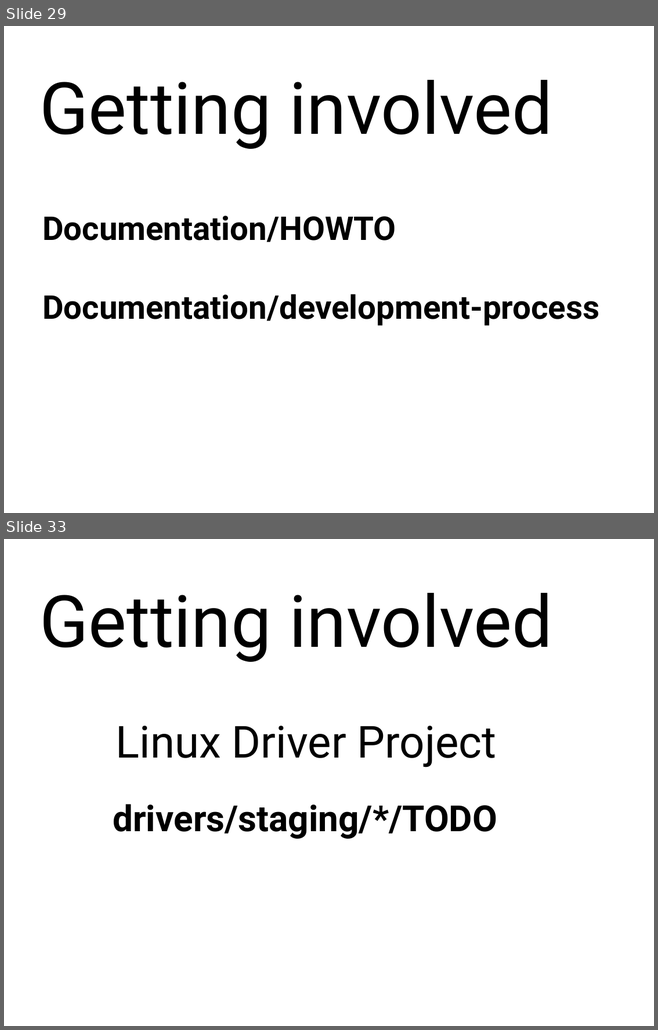
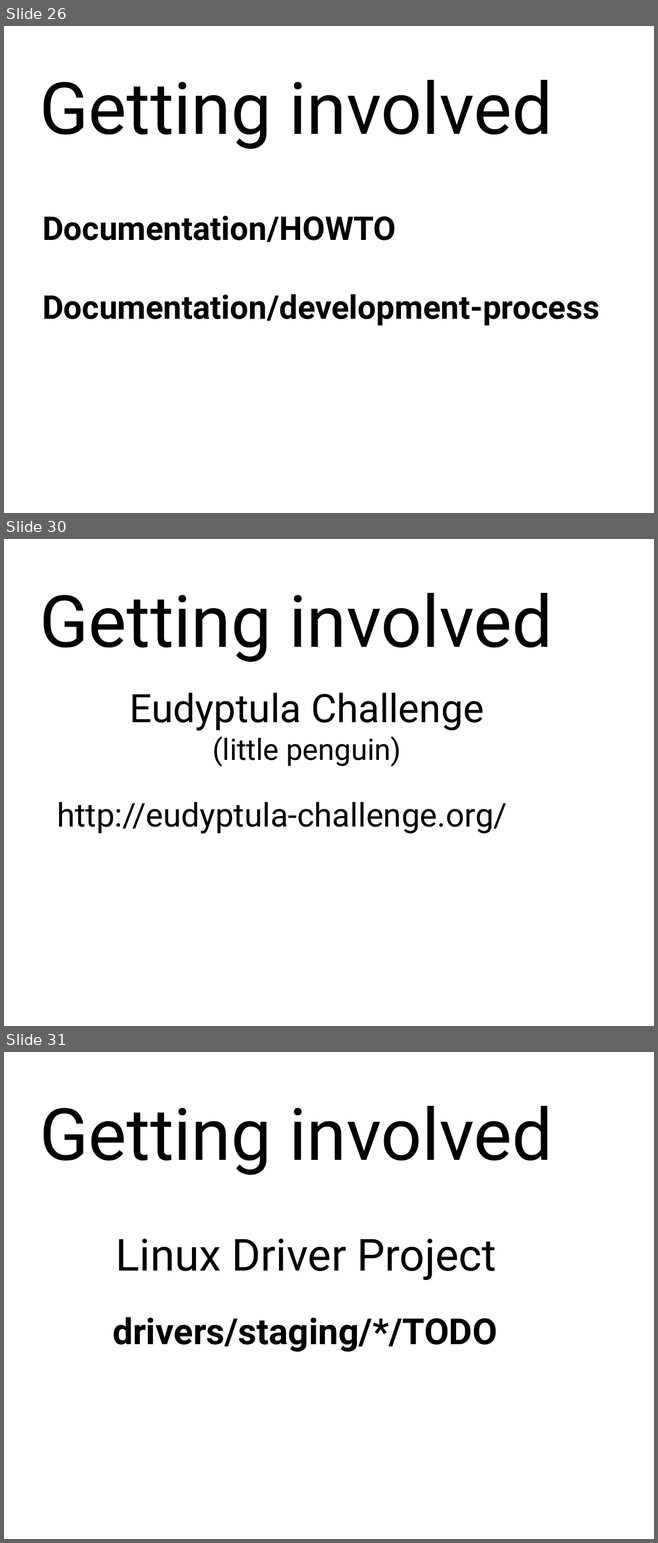
Before and after one commit to gregkh/kernel-development, a slide deck: kernel-development.odp. Shown one above the other, each under a label of ours: slides 29 and 33 before the commit, slides 26, 30 and 31 after it; the slides between them are not shown. The pictures are 658x1030 and 658x1543 pixels, drawn with LibreOffice and Linux fonts; fonts in the diff are those of the drawing. Boxes give left, top, right and bottom in pixels: in the first picture for what was removed or moved away, otherwise in the second. Text is boxed around its words. In the diff, an @@ line names an element or a change of style, - is before the commit and + after.

```diff
--- a/kernel-development.odp
+++ b/kernel-development.odp
@@ slide 30 added at <box>4,539,654,1026</box>, background #FFFFFF @@
@@ text added at <box>39,593,553,662</box>, 88 pt, text #000000 @@
+Getting involved
@@ text added at <box>129,693,484,767</box>, 48 pt, text #000000 @@
+Eudyptula Challenge
+(little penguin)
@@ text added at <box>57,802,507,834</box>, 40 pt, text #000000 @@
+http://eudyptula-challenge.org/
@@ what was slide 29 is now slide 26 @@
@@ what was slide 33 is now slide 31 @@
```
Also in this commit, not shown: 5 slides changed.
